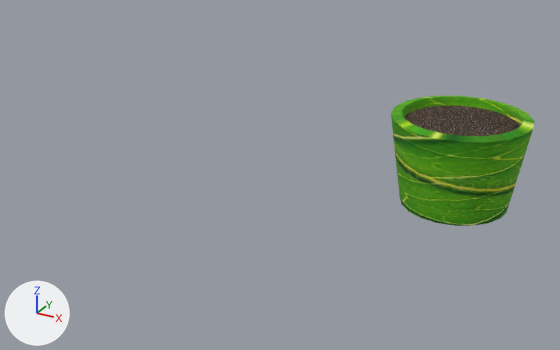
Before and after pictures for a commit that changed the OBJ model ProyectoFinal/ProyectoFinal/Models/proyectoPokemon/pokeMaceta.obj.
Before and after are seen from a 50 mm camera at (4.47, -16.76, 8.09) aimed at (-2.96, -3.24, 1.33). Every picture has the same lights, and +X, +Y and +Z are marked at lower left. Where no turn or scale is listed for an object, it has been applied to the vertices.

In view in the first picture: 'pokeMaceta'.
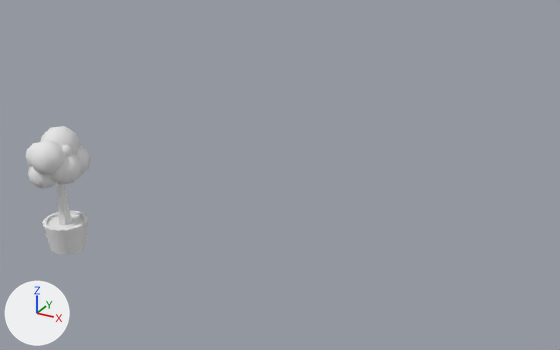
Pixel boxes [x1, y1, x2, y2] of what changed, in the pictures (560 x 350 px; the box of a moved part takes in the faces that stretch with it):
'pokeMaceta', reshaped (54% narrower)
    before: [391, 96, 535, 226]
    after: [25, 126, 91, 255]
part 1 of me_pokemaceta, moved or reshaped
    before: [391, 96, 535, 226]
    after: [42, 211, 87, 255]
part 2 of me_pokemaceta, moved or reshaped
    before: [404, 105, 520, 136]
    after: [47, 214, 84, 228]
part 3 of me_pokemaceta, added
    after: [57, 183, 72, 225]
part 4 of me_pokemaceta, added
    after: [25, 126, 91, 189]

The change, as a list of edits to the scene's bpy script:
```text
Change me_pokemaceta:
    remove me_pokemaceta.from_pydata(...)  # 462 vertices, 462 faces; spans x -1.61..1.61, y -1.61..1.61, z 0.01..2.2
    remove me_pokemaceta.materials.append(mat_blinn3sg)  # picture img_plantatext_jpg
    remove me_pokemaceta.materials.append(mat_blinn2sg)  # picture img_tierratext_jpg
    add me_pokemaceta.from_pydata(...)  # 1016 vertices, 768 faces; spans x -6.48..-5.37, y -7.34..-6.08, z 0.47..2.99
    me_pokemaceta part 1: the loose piece of 80 vertices spanning x -1.61..1.61, y -1.61..1.61, z 0.01..2.2 is turned 76.3 degrees about the z axis through its middle and scaled by 0.273, then moved by (-5.92, -6.72, -0.34), in mat_pokemaceta9_phong6sg (white #e7e7e7)
    me_pokemaceta part 2: the loose piece of 382 vertices spanning x -1.4..1.4, y -1.4..1.4, z 1.95..2.02 is turned 76.3 degrees about the z axis through its middle and scaled by 0.273, then moved by (-5.92, -6.72, -0.98), in mat_pokemaceta9_blinn2sg (white #e7e7e7)
    me_pokemaceta part 3: a new loose piece, a 6-sided cut cone along z (radius 0.14 at the low end, 0.06 at the high end) spanning x -6.06..-5.78, y -6.86..-6.58, z 1.01..2.05, in mat_pokemaceta9_phong4sg (white #e7e7e7)
    me_pokemaceta part 4: 540 vertices added at x -6.48..-5.37, y -7.34..-6.08, z 1.84..2.99
    add me_pokemaceta.materials.append(mat_pokemaceta9_phong12sg)  # white #e7e7e7
    add me_pokemaceta.materials.append(mat_pokemaceta9_phong7sg)  # white #e7e7e7
    add me_pokemaceta.materials.append(mat_pokemaceta9_phong10sg)  # white #e7e7e7
    add me_pokemaceta.materials.append(mat_pokemaceta9_phong8sg)  # white #e7e7e7
    add me_pokemaceta.materials.append(mat_pokemaceta9_phong6sg)  # white #e7e7e7
    add me_pokemaceta.materials.append(mat_pokemaceta9_blinn2sg)  # white #e7e7e7
    add me_pokemaceta.materials.append(mat_pokemaceta9_phong4sg)  # white #e7e7e7
    add me_pokemaceta.materials.append(mat_pokemaceta9_phong3sg)  # white #e7e7e7
    add me_pokemaceta.materials.append(mat_pokemaceta9_phong1sg)  # white #e7e7e7
    add me_pokemaceta.materials.append(mat_pokemaceta9_phong2sg)  # white #e7e7e7
    add me_pokemaceta.materials.append(mat_pokemaceta9_phong11sg)  # white #e7e7e7
```
